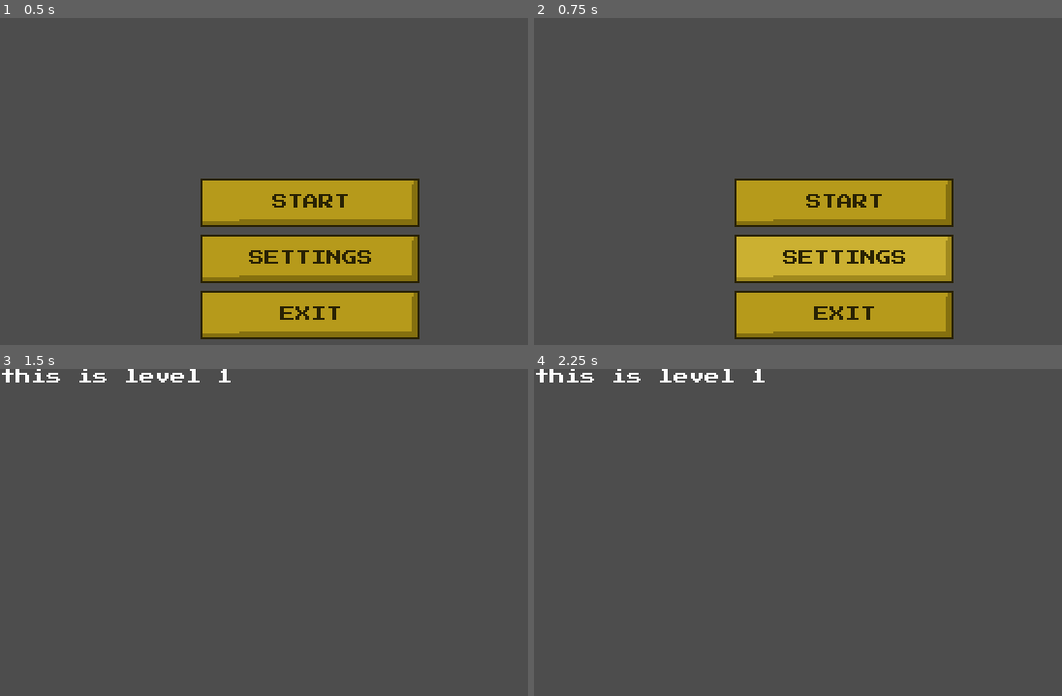
Above: before the commit, frames 1-4 (two rows, left to right).
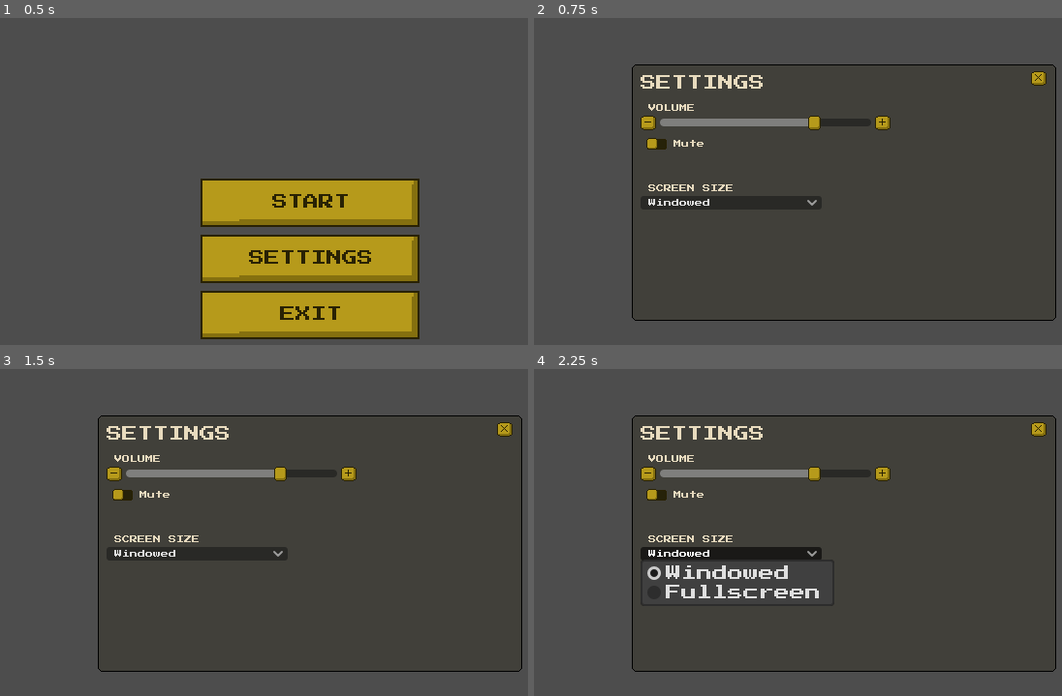
Above: after the commit, the same moments.

Repository: estftor/gwc_project2026
Game: Godot game, scene res://Scenes/StartMenu.tscn
Two runs of this game, one before a commit and one after it. Both use one fixed random seed, a clock stepped at 60 frames per second and the inputs below.
Inputs (mouse positions are in pixels of both pictures, inside the frame that each line leads up to):
- Up to frame 1 (0.5 s): no input
- Up to frame 2 (0.75 s): click "SETTINGS" at 0.5 s
- Up to frame 3 (1.5 s): click (311, 552) at 1.25 s, where only the run before the commit has a clickable "START"
- Up to frame 4 (2.25 s): click (729, 552) at 2 s, where only the run after the commit has a clickable "Windowed"

Frame 1 is identical in both runs. In frame 2, 22% of the frame differs, in the area x 18-99%, y 14-99%; in frame 3, 4.9%; in frame 4, 6.4%.
Error before the commit: Invalid assignment of property or key 'visible' with value of type 'bool' on a base object of type 'null instance'. (res://Scenes/start_menu.gd:7)

Commit message:
fixed volume issue

Diff:
--- a/ucfparking/Scenes/start_menu.gd
+++ b/ucfparking/Scenes/start_menu.gd
@@ -4,7 +4,7 @@
 	get_tree().change_scene_to_file("res://Scenes/level_1.tscn")
 
 func _on_settings_button_pressed() -> void:
-	$"Buttons container".visible = false
+	$"Main Menu Buttons".visible = false
 	$"Settings Menu".visible = true
 
 func _on_exit_button_pressed() -> void:
